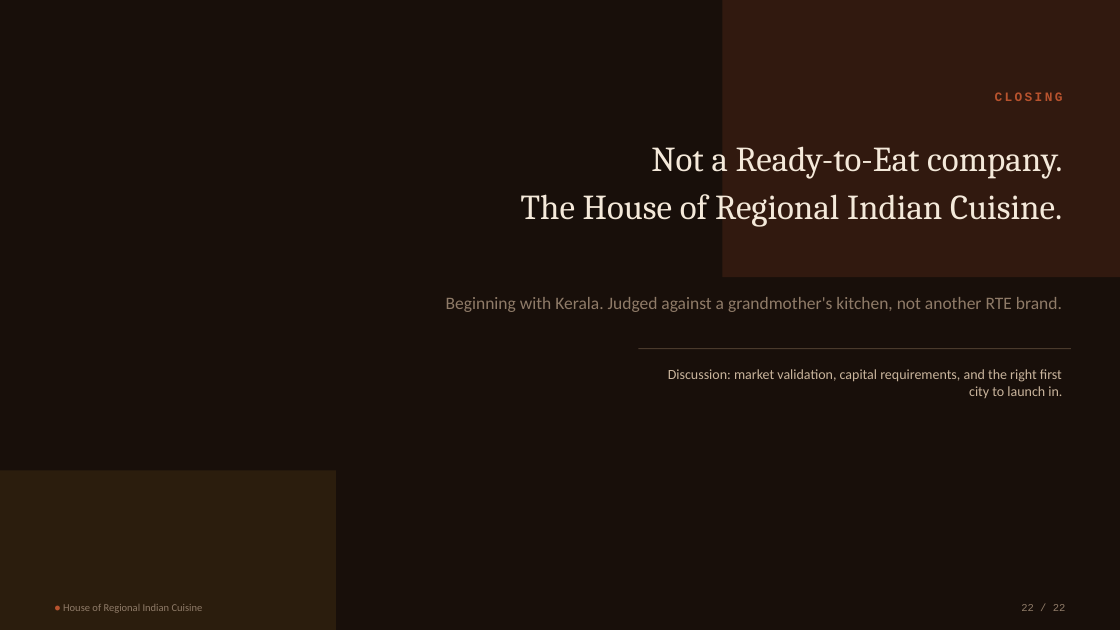
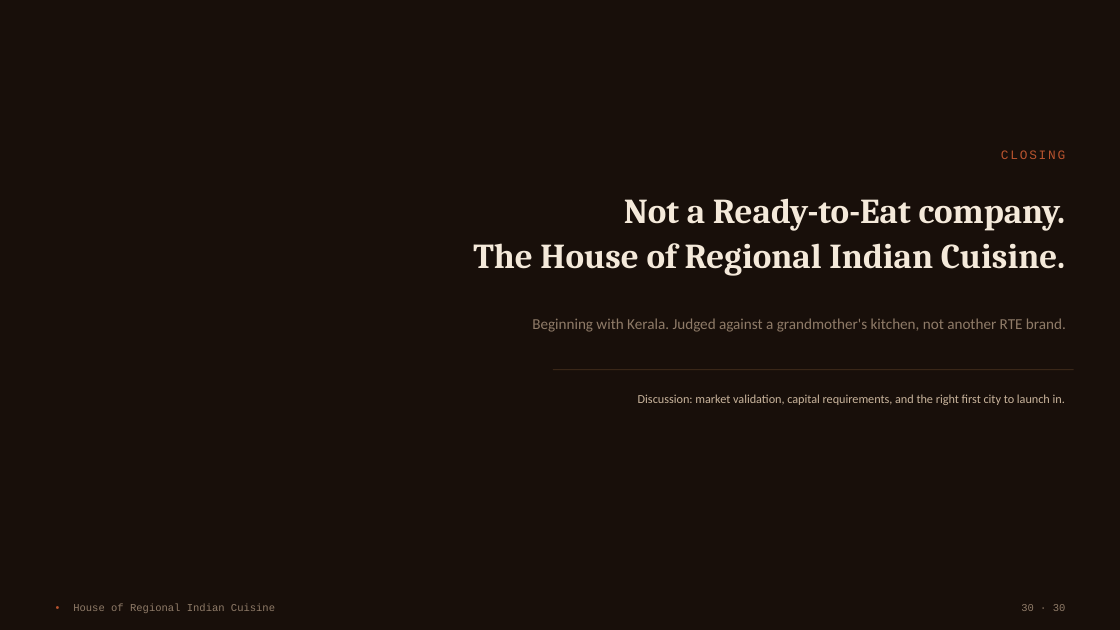
Before and after one commit to adithyark17/SideProjects, a slide deck: slide 30 of india-regional-foods-deck/india-regional-foods-deck.pptx (slide 22 before the commit). Drawn at 1120x630 pixels with LibreOffice and Linux fonts; fonts in the diff are those of the drawing. Boxes give left, top, right and bottom in pixels: in the first picture for what was removed or moved away, otherwise in the second. Text is boxed around its words. In the diff, an @@ line names an element or a change of style, - is before the commit and + after.

```diff
--- a/india-regional-foods-deck/india-regional-foods-deck.pptx
+++ b/india-regional-foods-deck/india-regional-foods-deck.pptx
@@ rectangle removed at [723, 0, 1120, 277] @@
@@ text "CLOSING": place and size @@
-text "CLOSING" at [995, 92, 1063, 101]
+text "CLOSING" at [1001, 150, 1066, 159]
@@ text "CLOSING" at [1001, 150, 1066, 159]: letter spacing 2 to 1.5 pt, bold off @@
@@ text "Not a Ready-to-Eat company.": place and size @@
-text "Not a Ready-to-Eat company." at [521, 146, 1062, 227]
+text "Not a Ready-to-Eat company." at [473, 198, 1066, 275]
@@ text "Not a Ready-to-Eat company." at [473, 198, 1066, 275]: bold on; line spacing 1.15 to 1.05; vertical alignment top to middle @@
@@ text "Beginning with Kerala. Judged against ...": place and size @@
-text "Beginning with Kerala. Judged against ..." at [446, 297, 1062, 312]
+text "Beginning with Kerala. Judged against ..." at [532, 318, 1066, 332]
@@ text "Beginning with Kerala. Judged against ..." at [532, 318, 1066, 332]: size 15 to 13 pt @@
@@ text "Discussion: market validation, capital requirements, ...": place and size @@
-text "Discussion: market validation, capital requirements, ..." at [668, 369, 1062, 398]
+text "Discussion: market validation, capital requirements, ..." at [638, 394, 1065, 405]
@@ text "Discussion: market validation, capital requirements, ..." at [638, 394, 1065, 405]: size 12 to 10.5 pt @@
@@ line moved from (639, 349) - (1071, 349) to (553, 370) - (1074, 370) @@
@@ line (553, 370) - (1074, 370): stroke #4A3A2C 1 pt to #3A2718 1 pt @@
@@ rectangle removed at [0, 471, 336, 630] @@
@@ text at [73, 604, 275, 613]: text changed; font Calibri to Courier New @@
-● House of Regional Indian Cuisine
+• House of Regional Indian Cuisine
@@ text removed at [1021, 604, 1066, 611] @@
-22 / 22
@@ text added at [1021, 604, 1066, 611], 9 pt, text #8F7B68 @@
+30 · 30
```
Also in this commit, not shown: 21 other slides changed, 8 slides added, 1 other file.
